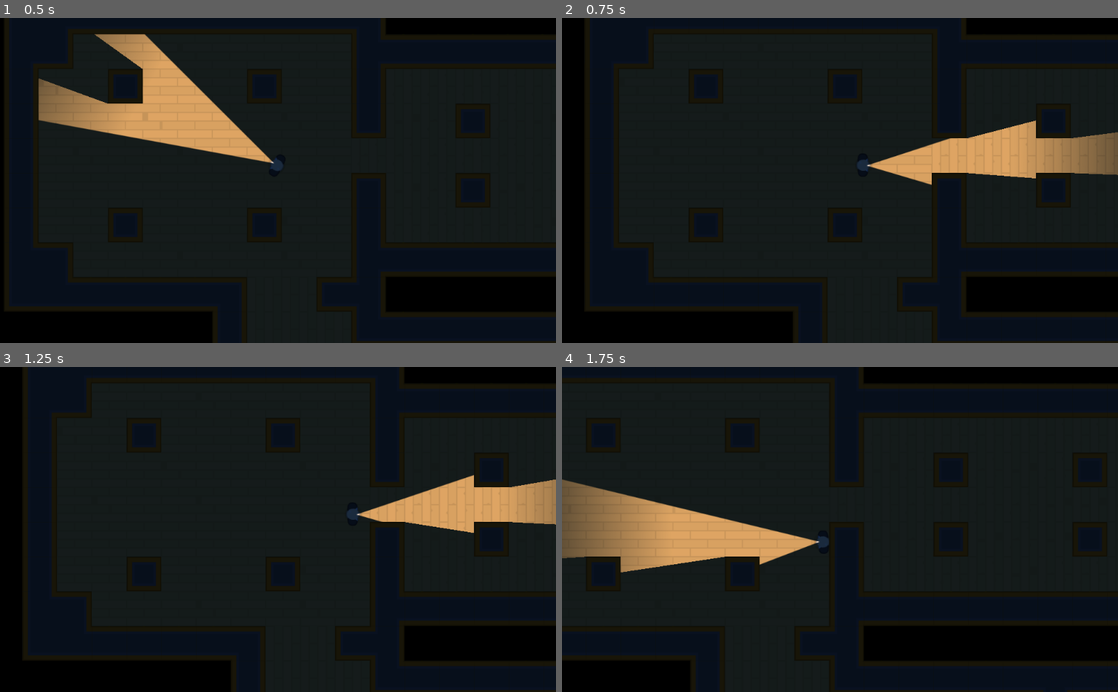
Above: before the commit, frames 1-4 (two rows, left to right).
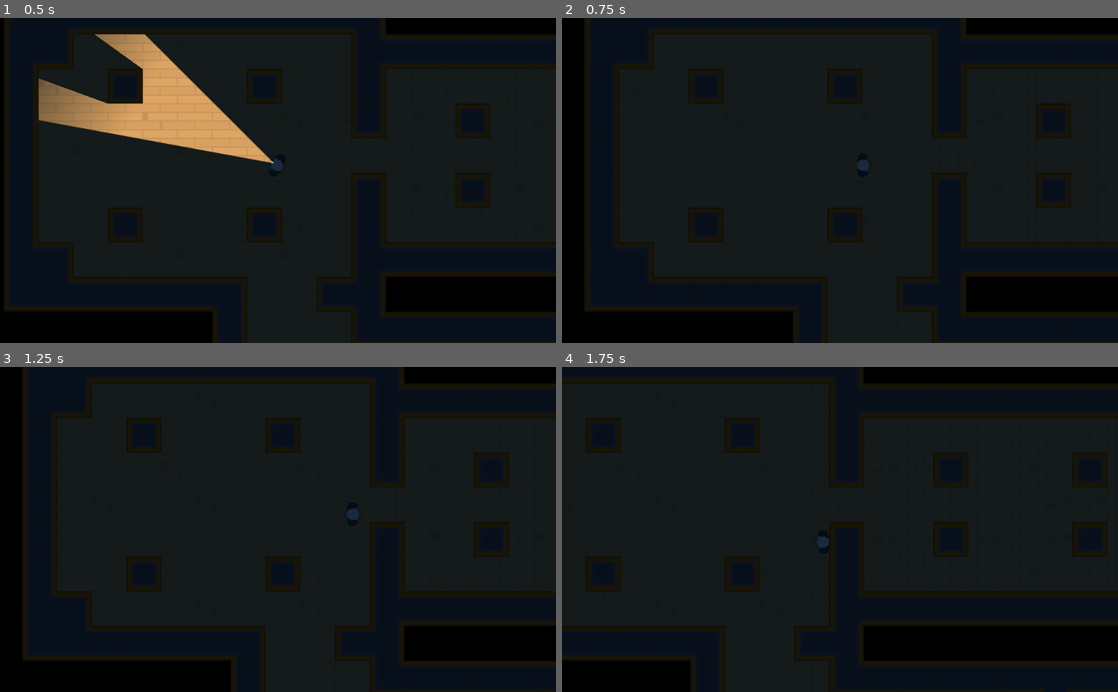
Above: after the commit, the same moments.

Repository: Roopaish/Godot-Game-Development
Game: Godot game, scene res://Scenes/Levels/Level1.tscn
Same seed, same stepped clock (60 frames per second), same inputs: the game is played once before the commit and once after it.
Inputs (mouse positions are in pixels of both pictures, inside the frame that each line leads up to):
- Up to frame 1 (0.5 s): no input
- Up to frame 2 (0.75 s): tap Enter at 0.5 s; move the mouse to (962, 164) at 0.52 s; hold Right (ui_right) from 0.53 s (still down); tap Space (ui_select) at 0.6 s
- Up to frame 3 (1.25 s): keep holding Right (ui_right); tap Space (ui_select) at 0.77, 1.07 s
- Up to frame 4 (1.75 s): move the mouse to (728, 545) at 1.27 s; release Right (ui_right) at 1.28 s; hold Down (ui_down) from 1.28 s (still down); tap Space (ui_select) at 1.35, 1.52 s

Frame 1 is identical in both runs. In frame 2, 4.9% of the frame differs, in the area x 54-100%, y 31-52%; in frame 3, 3.7%; in frame 4, 7.0%, in the area x 0-47%, y 34-64%.

Commit message:
toggle torch on and off

Diff:
--- a/Heist Meisters/Scenes/Characters/Character.tscn
+++ b/Heist Meisters/Scenes/Characters/Character.tscn
@@ -8,6 +8,7 @@
 height = 24.1776
 
 [sub_resource type="OccluderPolygon2D" id=2]
+cull_mode = 1
 polygon = PoolVector2Array( -6.24505, -20.8787, 2.28723, -21.0771, 5.71484, -17.2856, 7.02586, -11.1987, 8.33688, 0.787739, 6.93222, 8.65385, 6.27671, 17.55, 1.87543, 21.1085, -6.27161, 21.2958, -10.392, 16.6136, -11.5157, 6.12546, -11.6093, -3.23896, -11.2348, -13.3525, -8.51908, -19.5331 )
 
 [node name="Character" type="KinematicBody2D"]
--- a/Heist Meisters/Scripts/Player.gd
+++ b/Heist Meisters/Scripts/Player.gd
@@ -22,3 +22,13 @@
 		motion.x = clamp((motion.x + SPEED), 0, MAX_SPEED)
 	else:
 		motion.x = lerp(motion.x, 0, FRICTION)
+
+func _input(event):
+	if Input.is_action_just_pressed("ui_select"):
+		toggle_torch()
+
+func toggle_torch():
+	if $Torch.enabled:
+		$Torch.enabled = false
+	else:
+		$Torch.enabled = true
Not shown, changed: README.md
